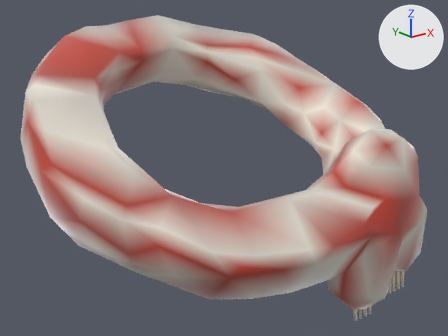
The glTF model assets/models/skin/phu_kien/khanlen.glb as it was, and as the next commit left it.
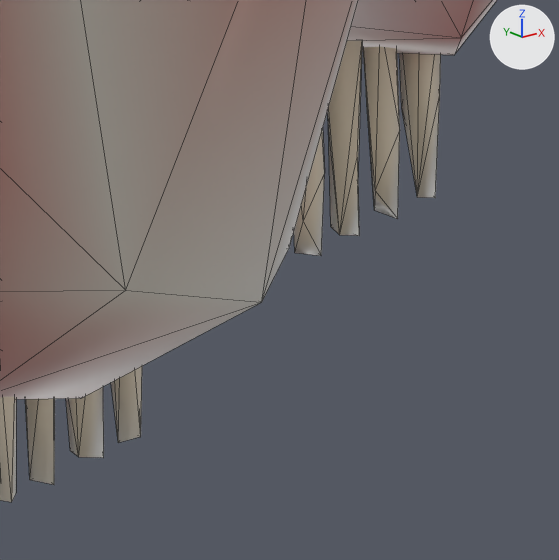
There are two pictures of each version: one whole from a 50 mm camera at (-0.2705, -0.3467, 0.113) aimed at (0.0042, -0.0033, -0.0243), one close up on the part from 79% to 93% of the width and 79% to 97% of the height. The lights are fixed; the arrows at upper right show +X, +Y and +Z. The last two pictures show the newer version. The close-ups show mesh edges as thin lines.

In view in the first close-up: 'Khan_Len', 'Tua_Khan'.
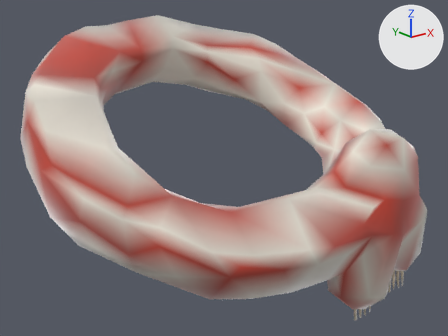
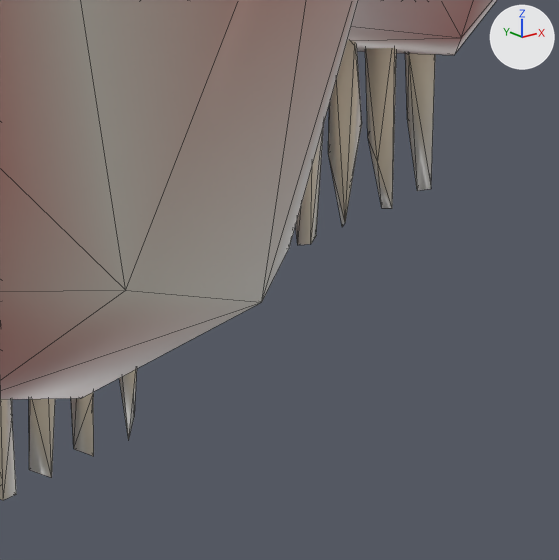
Pixel boxes (x1, y1, x2, y2) of what changed, in the close-ups (559 x 560 px):
'Tua_Khan', reshaped
    before: (0, 41, 441, 502)
    after: (0, 40, 435, 500)
part 1 of me_tua_khan, rebuilt (9% narrower)
    before: (294, 129, 325, 256)
    after: (296, 125, 324, 245)
part 2 of me_tua_khan, rebuilt
    before: (327, 41, 362, 236)
    after: (328, 40, 362, 227)
part 3 of me_tua_khan, rebuilt
    before: (363, 47, 400, 219)
    after: (365, 48, 435, 208)
part 4 of me_tua_khan, rebuilt
    before: (111, 366, 142, 443)
    after: (119, 369, 137, 440)
part 5 of me_tua_khan, rebuilt
    before: (0, 397, 16, 502)
    after: (0, 398, 16, 500)
part 6 of me_tua_khan, rebuilt
    before: (25, 399, 55, 485)
    after: (29, 399, 55, 478)
part 7 of me_tua_khan, rebuilt
    before: (66, 387, 104, 458)
    after: (71, 392, 94, 456)
part 8 of me_tua_khan, deleted
    before: (399, 53, 441, 198)

The change, as a list of edits to the scene's bpy script:
```text
Change me_tua_khan:
    used by ob_tua_khan; location = (0.0, 0.0, 0.0)
    remove me_tua_khan.from_pydata(...)  # 76 vertices, 120 faces; spans x 0.0324..0.0923, y -0.1115..-0.1024, z -0.1135..-0.0898
    add me_tua_khan.from_pydata(...)  # 74 vertices, 120 faces; spans x 0.0327..0.092, y -0.1114..-0.103, z -0.1133..-0.09
    me_tua_khan part 1: the loose piece of 10 vertices spanning x 0.0741..0.0774, y -0.1073..-0.1025, z -0.1084..-0.0899 is rebuilt with 10 vertices and now spans x 0.0748..0.0773, y -0.1068..-0.103, z -0.1075..-0.0901
    me_tua_khan part 2: the loose piece of 10 vertices spanning x 0.0793..0.0823, y -0.1072..-0.1028, z -0.1084..-0.0898 is rebuilt with 8 vertices and now spans x 0.0798..0.083, y -0.1065..-0.103, z -0.1081..-0.09
    me_tua_khan part 3: the loose piece of 10 vertices spanning x 0.0841..0.0874, y -0.1074..-0.1024, z -0.1086..-0.0898 is rebuilt with 19 vertices and now spans x 0.0849..0.092, y -0.107..-0.1031, z -0.108..-0.09
    me_tua_khan part 4: the loose piece of 10 vertices spanning x 0.0473..0.0502, y -0.1115..-0.1066, z -0.1135..-0.0957 is rebuilt with 8 vertices and now spans x 0.0475..0.0501, y -0.1107..-0.1071, z -0.1133..-0.0955
    me_tua_khan part 5: the loose piece of 9 vertices spanning x 0.0324..0.0349, y -0.1115..-0.1069, z -0.1129..-0.0956 is rebuilt with 10 vertices and now spans x 0.0327..0.0349, y -0.1111..-0.1073, z -0.1126..-0.0957
    me_tua_khan part 6: the loose piece of 9 vertices spanning x 0.037..0.0406, y -0.1115..-0.1063, z -0.1135..-0.0953 is rebuilt with 9 vertices and now spans x 0.0376..0.0403, y -0.1114..-0.1072, z -0.1128..-0.0953
    me_tua_khan part 7: the loose piece of 9 vertices spanning x 0.0421..0.0453, y -0.1115..-0.1063, z -0.1133..-0.0956 is rebuilt with 10 vertices and now spans x 0.043..0.0455, y -0.1113..-0.1071, z -0.1126..-0.0955
    me_tua_khan part 8: the loose piece of 9 vertices spanning x 0.0895..0.0923, y -0.1071..-0.1025, z -0.1084..-0.0898 is deleted
```
